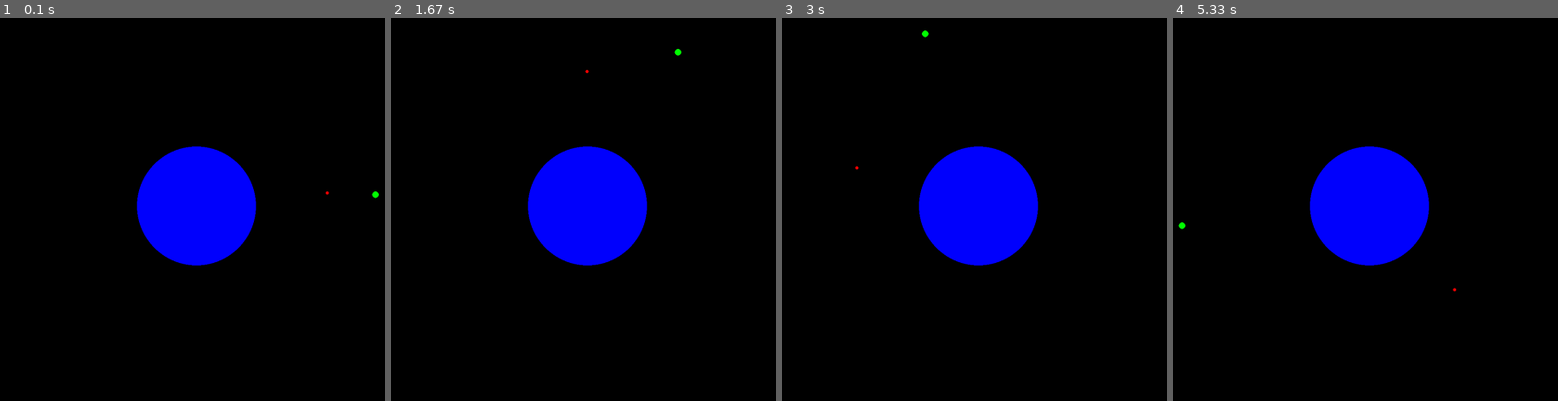
Above: before the commit, frames 1-4 (left to right).
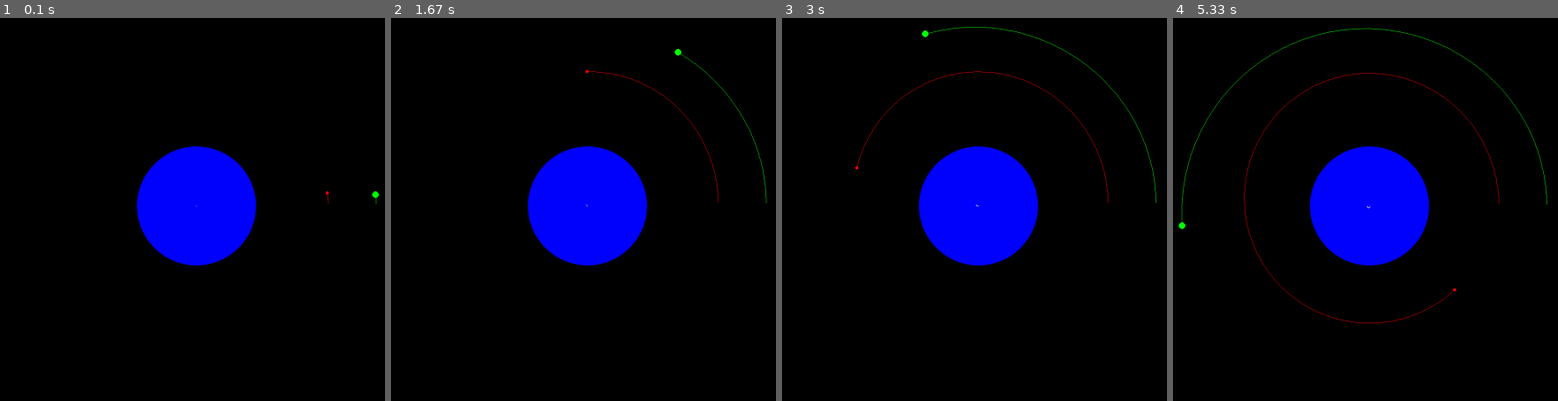
Above: after the commit, the same moments.

Repository: marwan404/pygame-OM
Game: pygame game, started from main.py
The game is run twice, just before and just after one commit, with the same random seed, the same clock (stepped at 60 frames per second) and the same inputs.
Inputs:
- Up to frame 1 (0.1 s): type "1 (at the terminal prompt)" at 0 s
- Up to frame 2 (1.67 s): no input
- Up to frame 3 (3 s): no input
- Up to frame 4 (5.33 s): no input

The runs differ from the first frame. In frame 1, less than 0.1% of the frame differs, in the area x 50-98%, y 45-50%; in frame 2, 0.3%; in frame 3, 0.5%; in frame 4, 1.0%, in the area x 2-98%, y 2-80%.

Commit message:
fixed something

Diff:
--- a/body.py
+++ b/body.py
@@ -10,7 +10,7 @@
         self.mass = mass
         self.radius = radius
         self.color = color
-        self.points = []
+        self.points = deque(maxlen=750)
 
     def translate_coords(self, wx, wy, planet_ref):
         sx = ((wx - planet_ref.x) / MPP) + (W/2)
@@ -25,4 +25,3 @@
 
     def update_trail(self):
         self.points.append((self.x, self.y))
-        self.points = deque(maxlen=750)
Not shown, added: .gitignore
